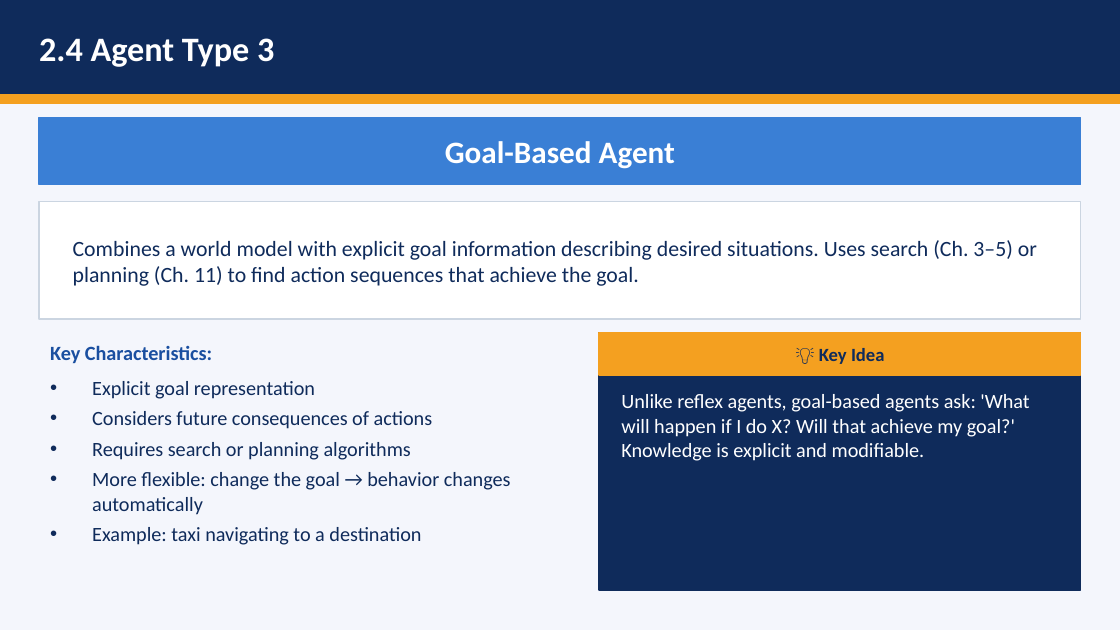
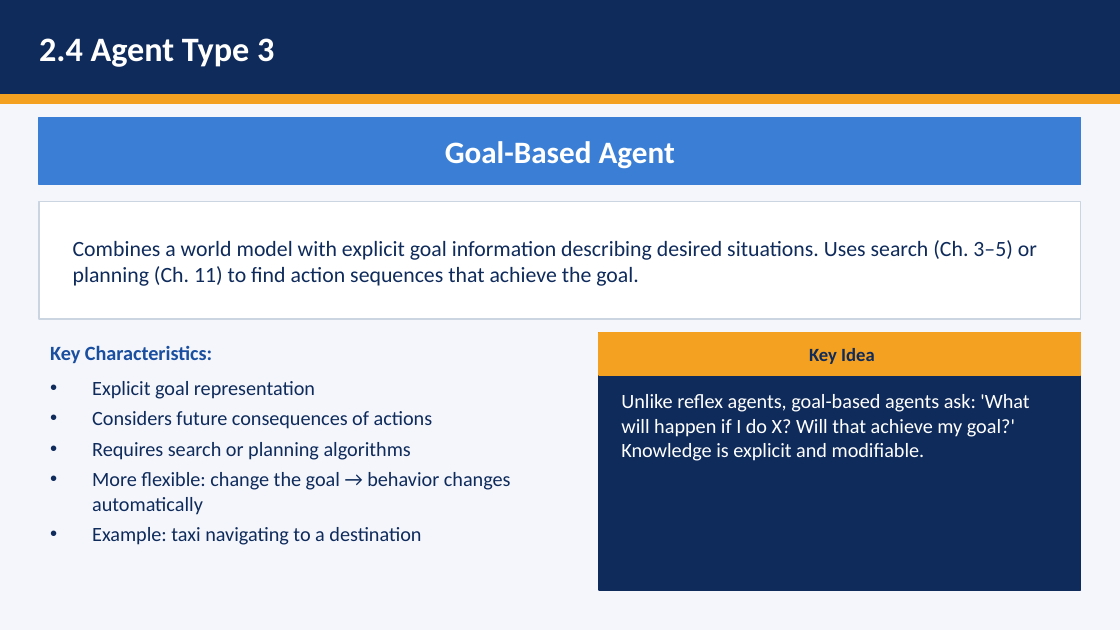
Before and after one commit to DrNatas/Comp_469, a slide deck: slide 27 of Fall 2026/L01 - Introduction and Intelligent Agents/COMP469_Ch1_Ch2_Full_Lecture.pptx. Drawn at 1120x630 pixels with LibreOffice and Linux fonts; fonts in the diff are those of the drawing. Boxes give left, top, right and bottom in pixels: in the first picture for what was removed or moved away, otherwise in the second. Text is boxed around its words. In the diff, an @@ line names an element or a change of style, - is before the commit and + after.

```diff
--- a/Fall 2026/L01 - Introduction and Intelligent Agents/COMP469_Ch1_Ch2_Full_Lecture.pptx
+++ b/Fall 2026/L01 - Introduction and Intelligent Agents/COMP469_Ch1_Ch2_Full_Lecture.pptx
@@ text at bbox=[809, 348, 875, 364]: text changed @@
-💡 Key Idea
+Key Idea
```
Also in this commit, not shown: 10 other slides changed, 1 slide added, 1 slide removed, 17 other files.
